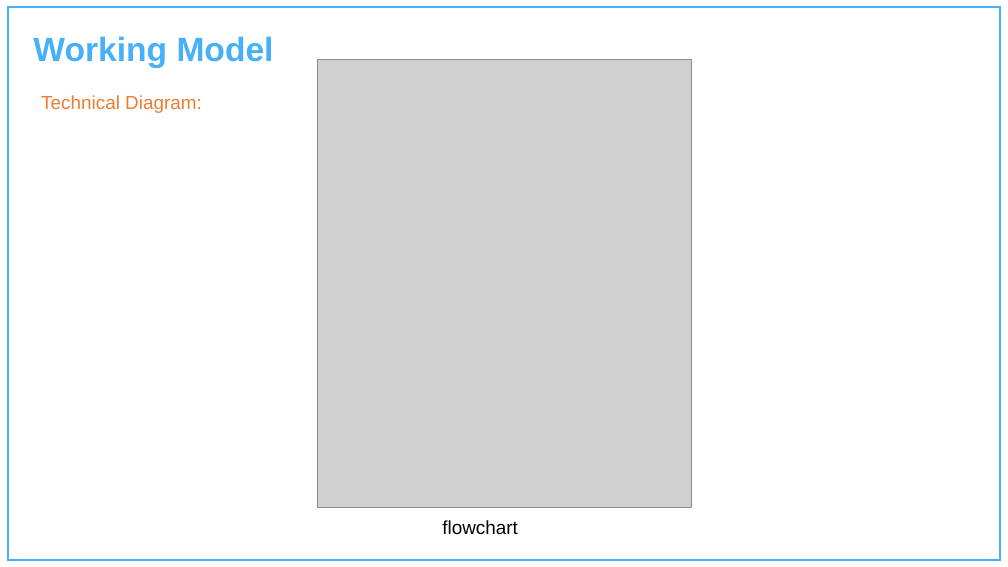
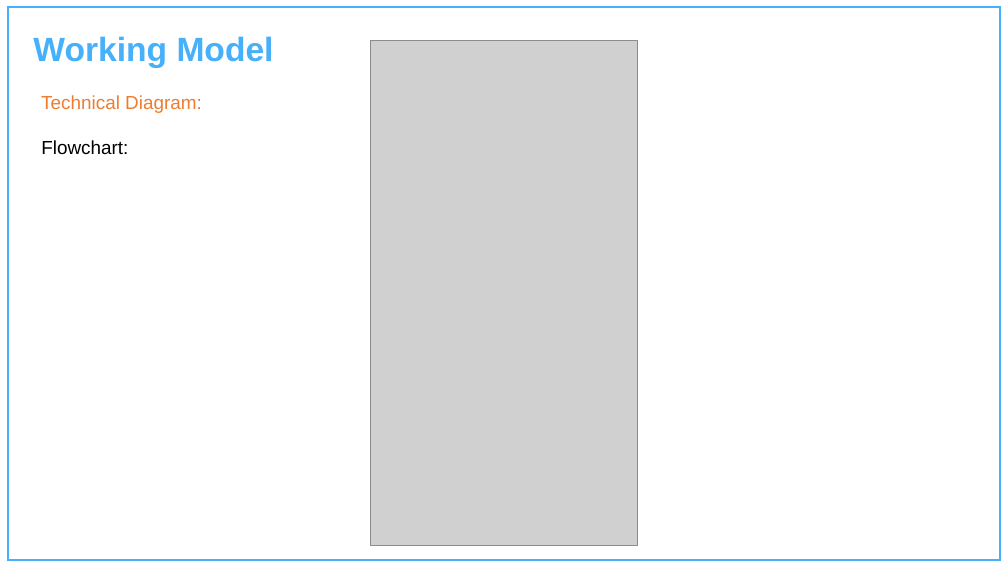
Before and after one commit to Charu-2718/AdaptiPlan, a slide deck: slide 18 of Project Presentation Template.pptx. Drawn at 1008x567 pixels with LibreOffice and Linux fonts; fonts in the diff are those of the drawing; grey boxes stand for pictures; background and template pictures are left out. Boxes give left, top, right and bottom in pixels: in the first picture for what was removed or moved away, otherwise in the second. Text is boxed around its words. In the diff, an @@ line names an element or a change of style, - is before the commit and + after.

```diff
--- a/Project Presentation Template.pptx
+++ b/Project Presentation Template.pptx
@@ picture: place and size @@
-picture at (317, 59, 691, 507)
+picture at (371, 41, 638, 546)
@@ text at (41, 140, 128, 155): text changed @@
-flowchart
+Flowchart:
```
Also in this commit, not shown: 2 other slides changed, 1 other file.
